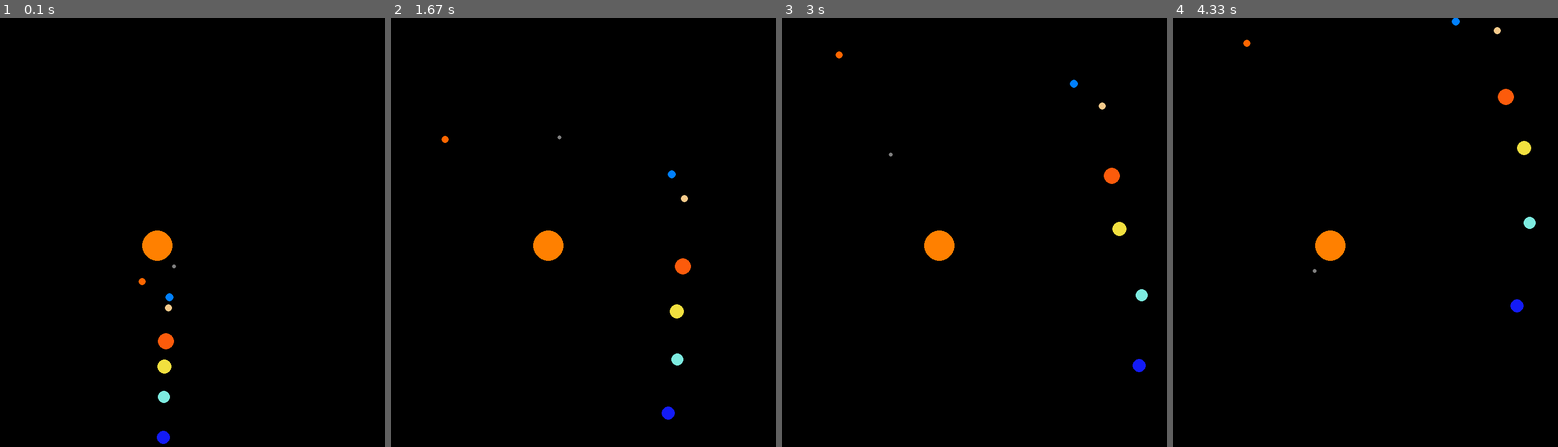
Above: before the commit, frames 1-4 (left to right).
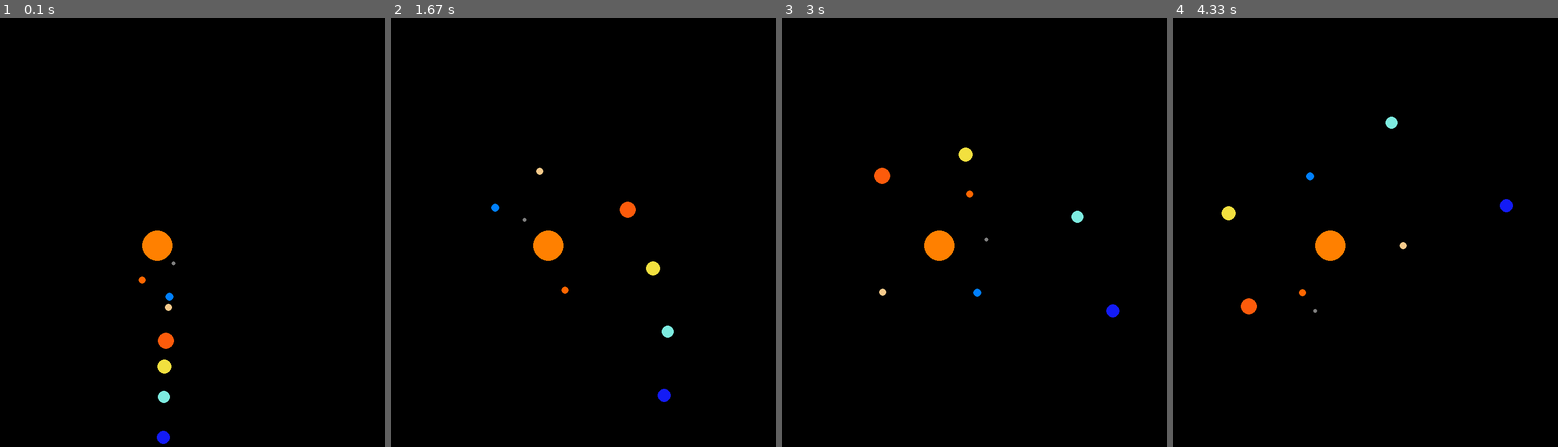
Above: after the commit, the same moments.

Repository: myhotchoc/Space-Simulator
Game: pygame game, started from Gravity v3.py
Two runs of this game, one before a commit and one after it. Both use one fixed random seed, a clock stepped at 60 frames per second and the inputs below.
Inputs (mouse positions are in pixels of both pictures, inside the frame that each line leads up to):
- Up to frame 1 (0.1 s): no input
- Up to frame 2 (1.67 s): click (548, 245) at 0.38 s; click (591, 348) at 0.72 s; click (714, 404) at 1.05 s; click (441, 155) at 1.38 s
- Up to frame 3 (3 s): click (939, 301) at 1.72 s; click (874, 150) at 2.05 s; click (1097, 365) at 2.38 s; click (789, 288) at 2.72 s
- Up to frame 4 (4.33 s): click (1196, 159) at 3.05 s; click (1223, 326) at 3.38 s; click (1492, 348) at 3.72 s; click (1192, 412) at 4.05 s

The runs differ from the first frame. In frame 1, less than 0.1% of the frame differs, in the area x 36-46%, y 56-78%; in frame 2, 0.9%, in the area x 13-78%, y 27-94%; in frame 3, 0.9%; in frame 4, 0.9%.

Commit message:
Update Gravity v3.py

Diff:
--- a/Gravity v3.py
+++ b/Gravity v3.py
@@ -20,7 +20,7 @@
 BLACK = (0, 0, 0)
 
 ## Newton's Gravitational Constant but I changed the value
-G = 30
+G = 50
 
 mercury_col = GREY
 venus_col = BLOODORANGE
@@ -139,7 +139,7 @@
 
         ## Adds current position to list of all positions
         ## Comment me out to stop the planet trails
-        #self.past.append([self.px, self.py])
+        self.past.append([self.px, self.py])
 
 
 
